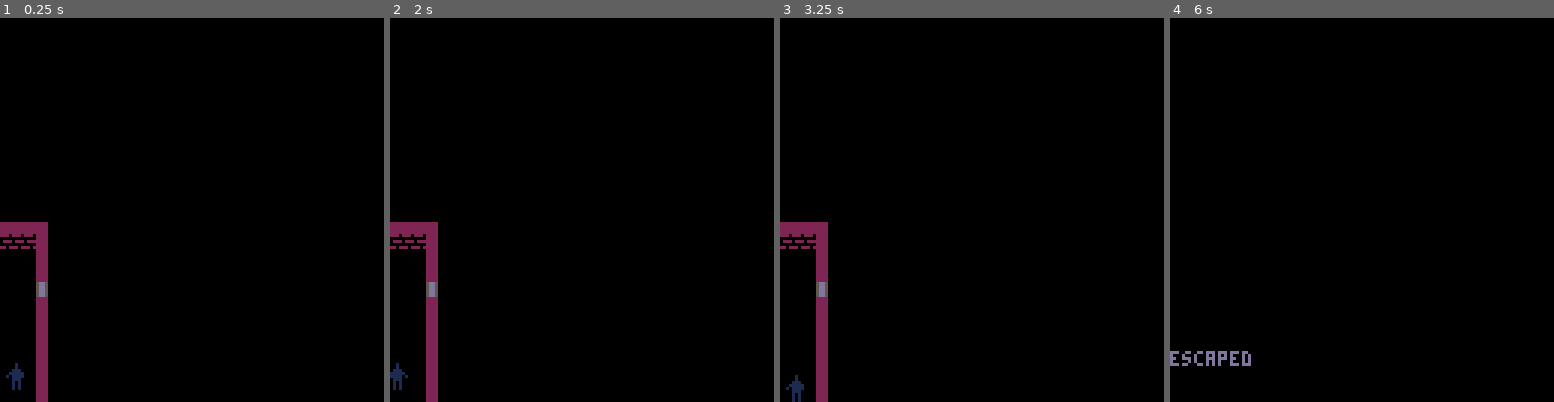
Above: before the commit, frames 1-4 (left to right).
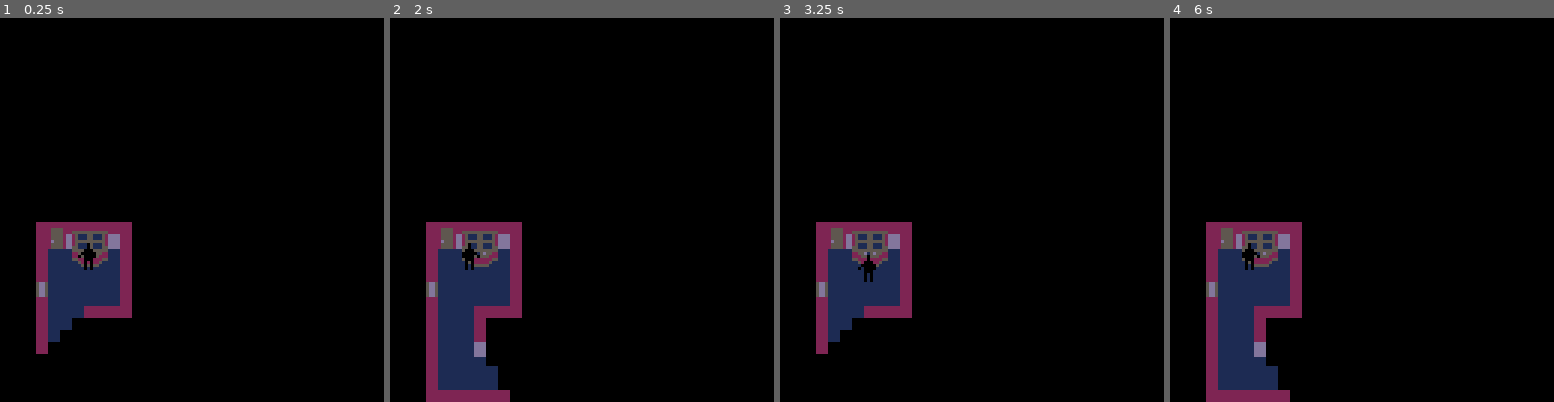
Above: after the commit, the same moments.

Repository: ironchestgames/pico-8-carts
Game: PICO-8 cartridge stealth.p8
Two runs of this game, one before a commit and one after it. Both use one fixed random seed, a clock stepped at 60 frames per second and the inputs below.
Inputs:
- Up to frame 1 (0.25 s): no input
- Up to frame 2 (2 s): tap O (Z key) at 0.33, 0.7, 1.43 s; tap X (X key) at 1.07 s; hold Left from 1.97 s (still down)
- Up to frame 3 (3.25 s): tap X (X key) every 0.33 s from 2.07 to 3.07 s; tap O (Z key) at 2.22, 3.1 s; release Left at 2.37 s; hold Down 2.42-2.82 s; hold Right from 2.87 s (still down)
- Up to frame 4 (6 s): tap X (X key) every 0.33 s from 3.4 to 5.73 s; release Right at 3.53 s; hold Up 3.58-4.08 s; tap O (Z key) at 3.98, 4.87, 5.75 s; hold Right 4.13-4.53 s; hold Down 4.58-5.08 s; hold Left 5.13-5.8 s; hold Up from 5.85 s (still down)

The runs differ from the first frame. In frame 1, 6.6% of the frame differs, in the area x 0-35%, y 53-100%; in frame 2, 9.1%; in frame 3, 6.6%; in frame 4, 10%.

Commit message:
stealth - minor code tweaks

Diff:
--- a/stealth.p8
+++ b/stealth.p8
@@ -5,10 +5,12 @@
 
 --[[
 
+- bug cameras not seeing walls
+
+- map generation
+
 - filing drawers
  - search (up/down?)
-
-- map generation
 
 - map picker scene
  - left/right scrolling blueprints
@@ -74,7 +76,6 @@
  printh(result,'debug',false)
 end
 
-local initpolice
 
 function testme_calib(name, func, calibrate_func, ...)
  -- based on https://www.lexaloffle.com/bbs/?pid=60198#p
@@ -186,6 +187,8 @@
 local escapedplayers={}
 local playerinventory={}
 
+local initpolice
+
 local function playerloots(_p,_o)
  local _m='(nothing)'
  if _o.loot != nil then
@@ -221,7 +224,7 @@
 
 local players={
  -- {x=21,y=26},
- {x=1,y=30},
+ {x=7,y=20},
 }
 
 for _i=1,#players do
@@ -1042,14 +1045,12 @@
      -- remove fog if selected in camcontrol
      if _c.state == 2 then
       fog[_bydown*32+_bx]=0
-      if _by == _y then
-       fog[(_bydown-1)*32+_bx]=0
-      end
      end
 
      _bydown+=1
      _bldown+=1
     end
+
     local _bxside=_bx
     local _blside=1
     while floor[_by*32+_bxside] != 2 and _blside <= _lside do
@@ -1058,6 +1059,7 @@
        add(_o.light,{x=-_dx,y=0})
       end
      end
+     light[_by*32+_bxside]=1
 
      -- remove fog if selected in camcontrol
      if _c.state == 2 then
@@ -1067,7 +1069,6 @@
       end
      end
 
-     light[_by*32+_bxside]=1
      _bxside+=_dx
      _blside+=1
     end
